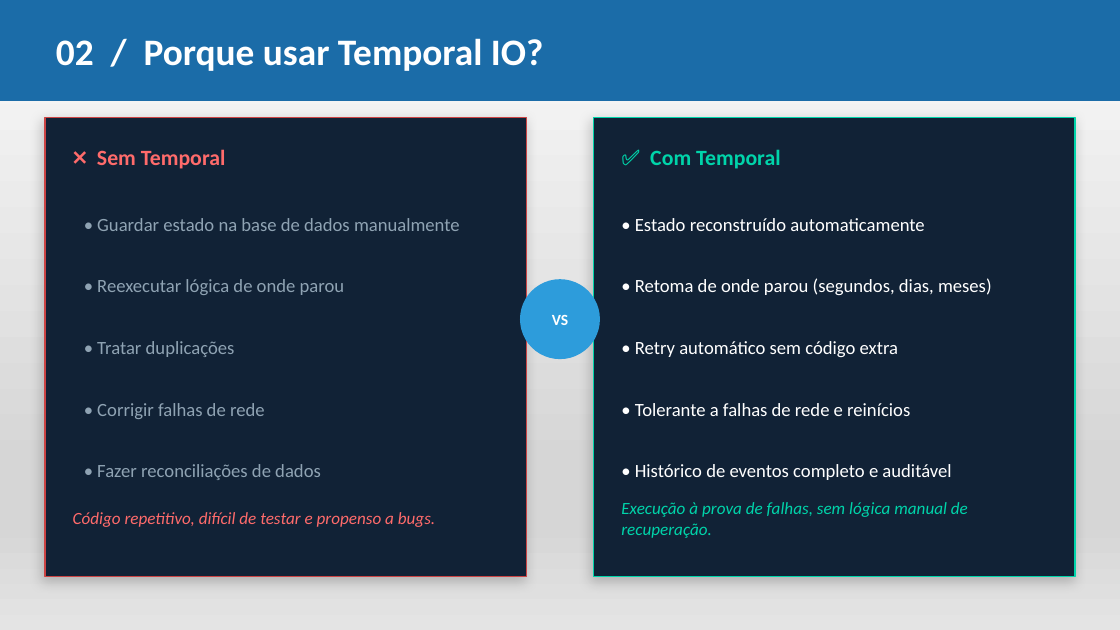
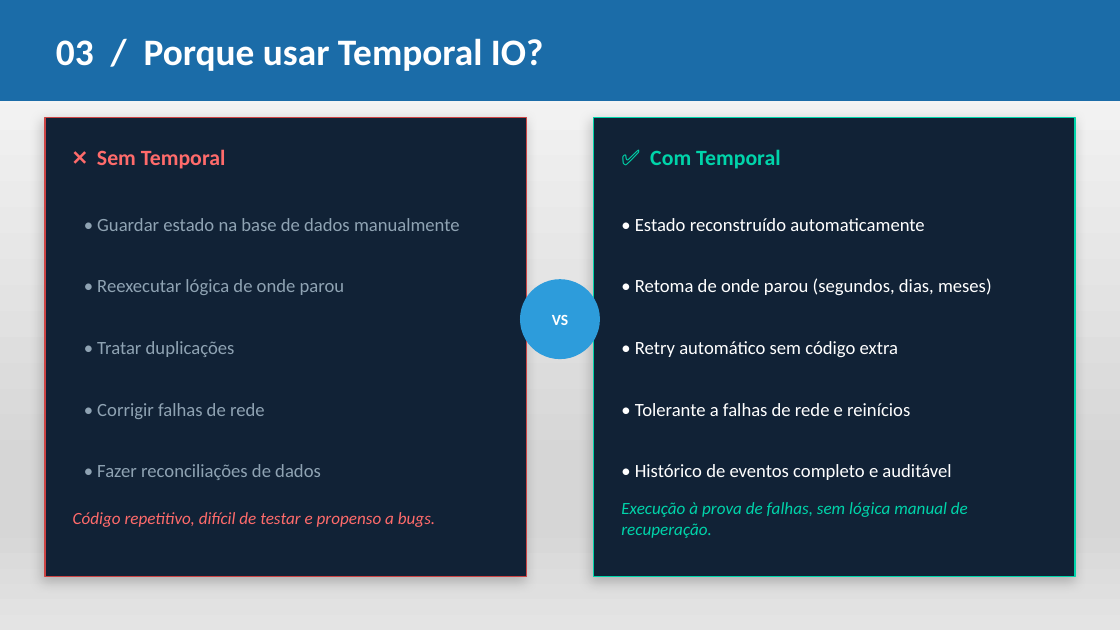
Before and after one commit to pedro-bvf/Temporal-IO, a slide deck: slide 5 of Temporal_IO_pt.pptx (slide 4 before the commit). Drawn at 1120x630 pixels with LibreOffice and Linux fonts; fonts in the diff are those of the drawing. Boxes give left, top, right and bottom in pixels: in the first picture for what was removed or moved away, otherwise in the second. Text is boxed around its words. In the diff, an @@ line names an element or a change of style, - is before the commit and + after.

```diff
--- a/Temporal_IO_pt.pptx
+++ b/Temporal_IO_pt.pptx
@@ text at (56, 38, 543, 71): text changed @@
-02 / Porque usar Temporal IO?
+03 / Porque usar Temporal IO?
```
Also in this commit, not shown: 8 other slides changed, 1 slide added, 2 slides removed, 3 other files.
